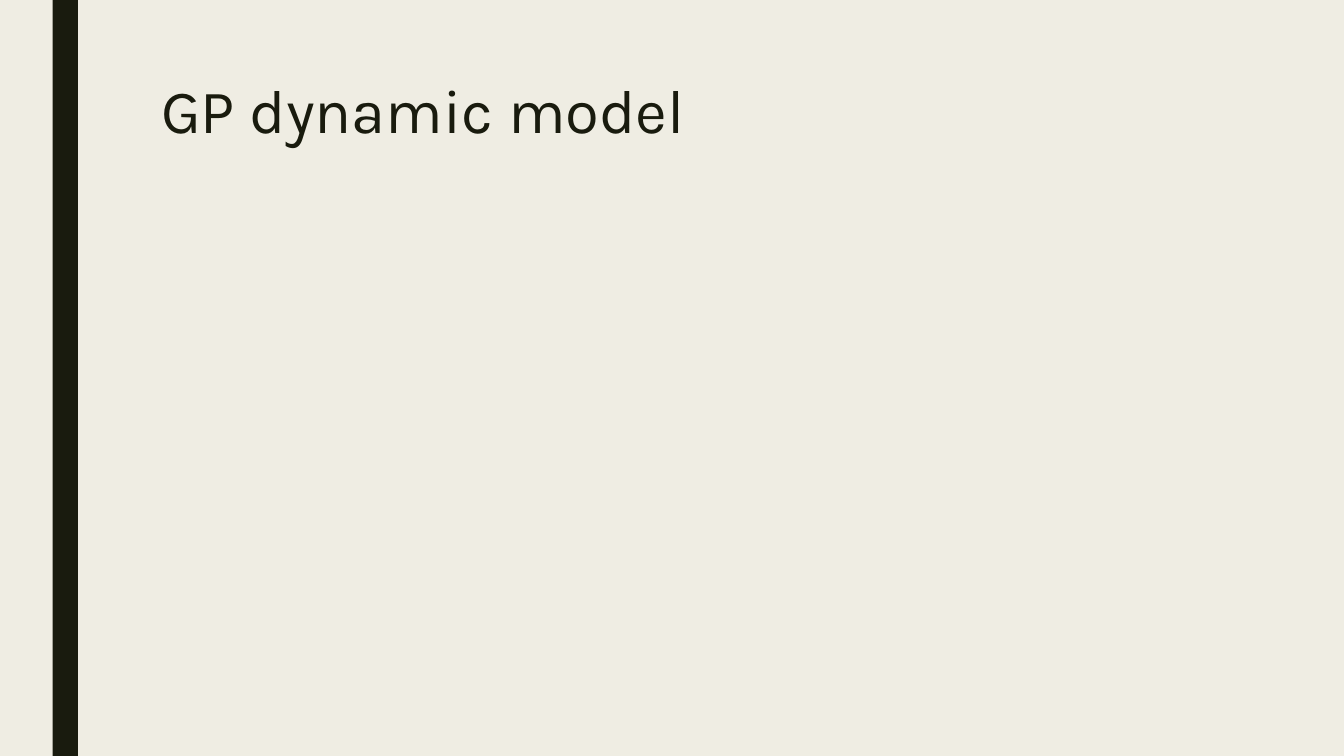
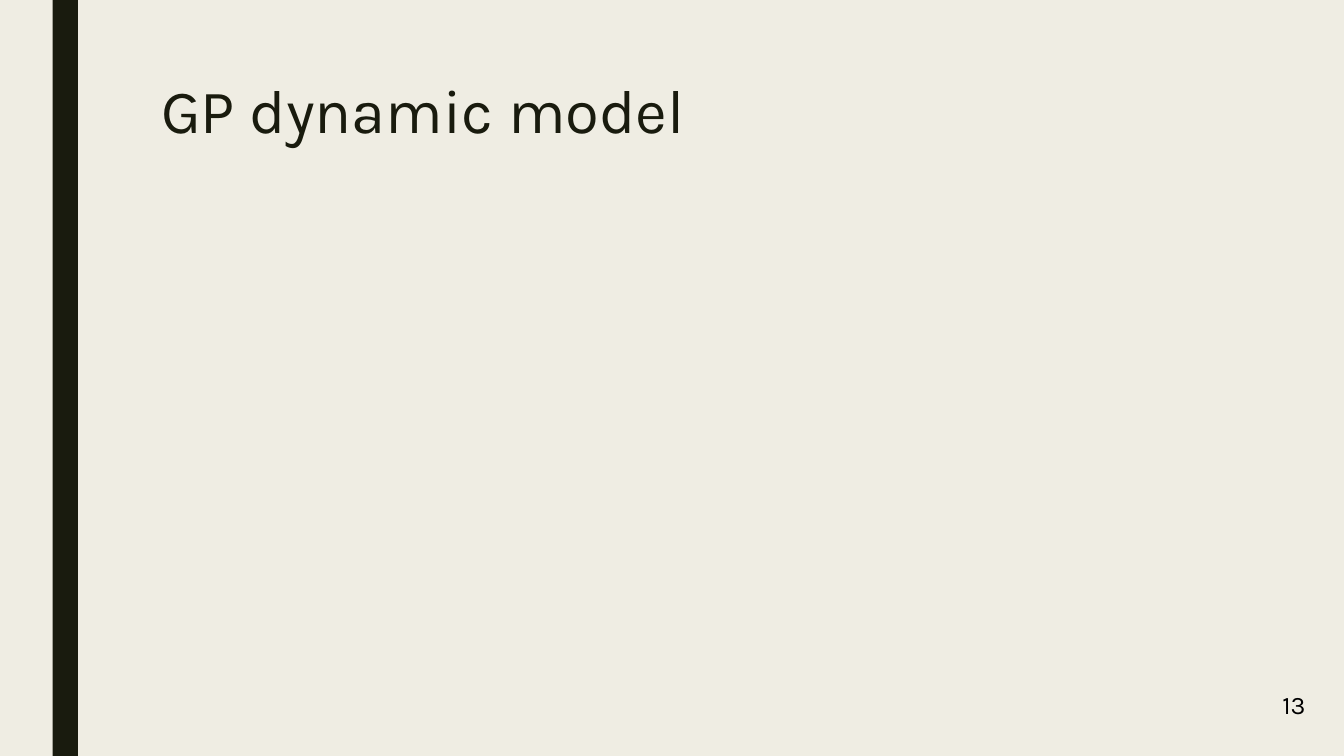
Before and after one commit to koptelovmax/gaussianprocess, a slide deck: slide 40 of presentation.pptx. Drawn at 1344x756 pixels with LibreOffice and Linux fonts; fonts in the diff are those of the drawing. Boxes give left, top, right and bottom in pixels: in the first picture for what was removed or moved away, otherwise in the second. Text is boxed around its words. In the diff, an @@ line names an element or a change of style, - is before the commit and + after.

```diff
--- a/presentation.pptx
+++ b/presentation.pptx
@@ text added at box(1282, 698, 1305, 715), 18 pt, text #000000 @@
+13
```
Also in this commit, not shown: 35 other slides changed, 3 slides added, 9 slides removed, 3 other files.
